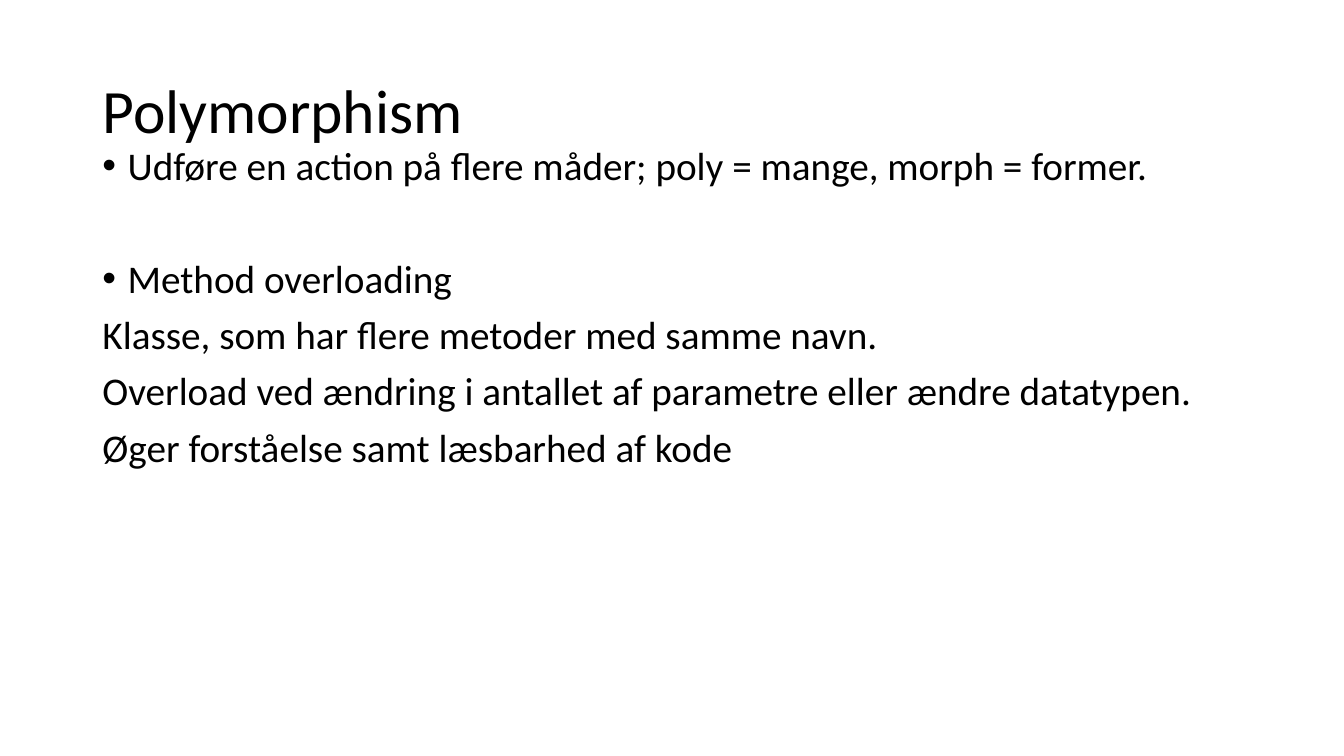
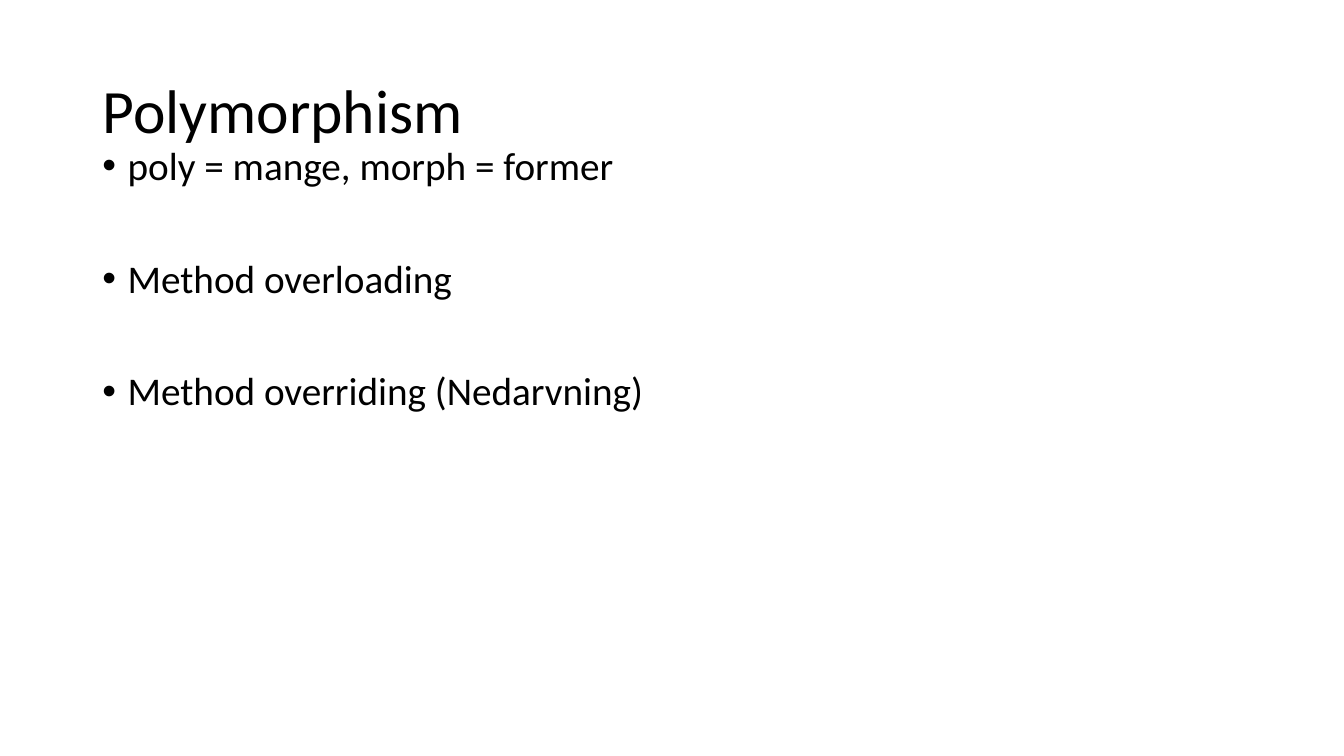
Before and after one commit to ortismal/3.-semester-SWC-TEK-slides, a slide deck: slide 8 of ObjectOrientedProgramming.pptx (slide 10 before the commit). Drawn at 1344x756 pixels with LibreOffice and Linux fonts; fonts in the diff are those of the drawing. Boxes give left, top, right and bottom in pixels: in the first picture for what was removed or moved away, otherwise in the second. Text is boxed around its words. In the diff, an @@ line names an element or a change of style, - is before the commit and + after.

```diff
--- a/ObjectOrientedProgramming.pptx
+++ b/ObjectOrientedProgramming.pptx
@@ text at [128, 152, 613, 187]: text changed @@
-• Udføre en action på flere måder; poly = mange, morph = former.
+• poly = mange, morph = former
@@ text at [128, 376, 643, 412]: text changed @@
-Klasse, som har flere metoder med samme navn.
-Overload ved ændring i antallet af parametre eller ændre datatypen.
-Øger forståelse samt læsbarhed af kode
+• Method overriding (Nedarvning)
```
Also in this commit, not shown: 5 other slides changed, 1 slide added, 5 slides removed, 9 other files.
